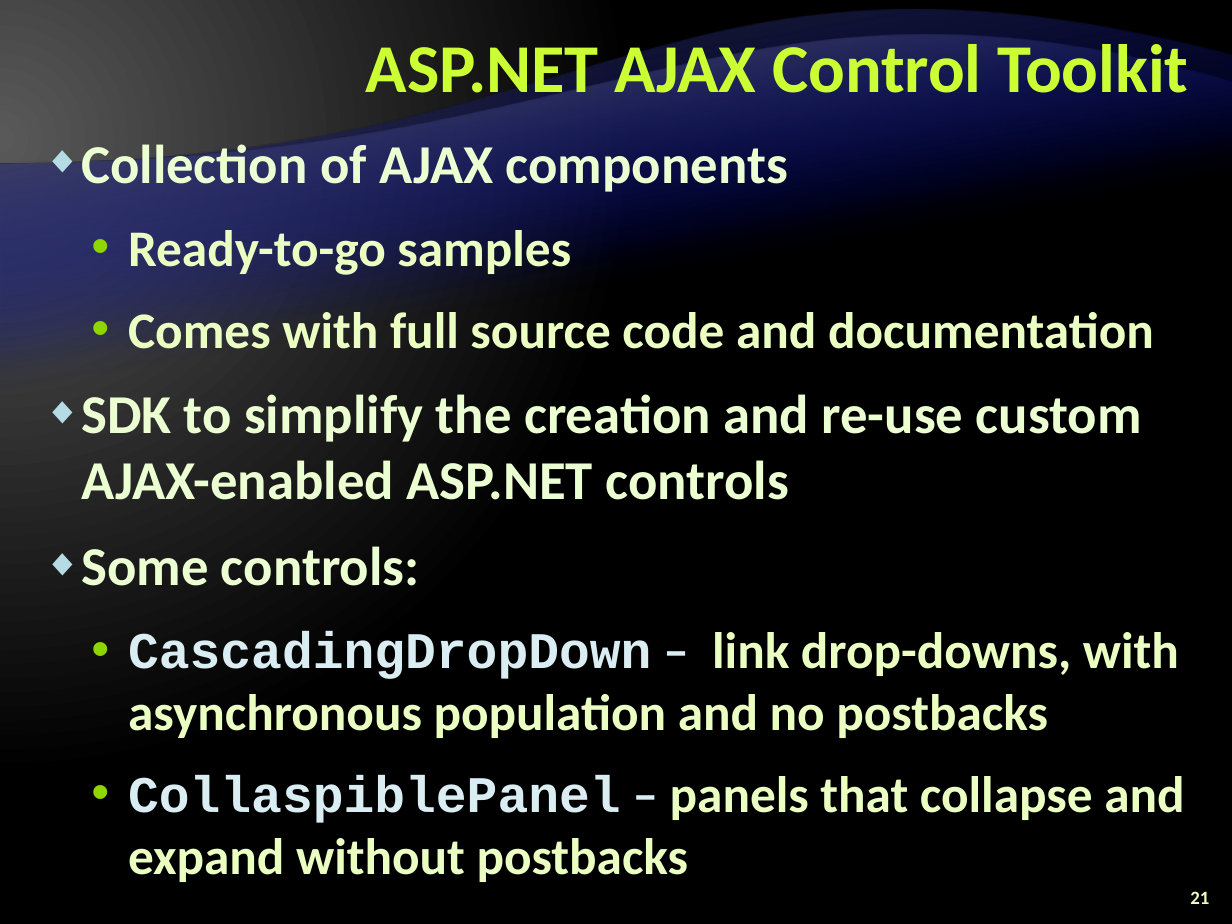
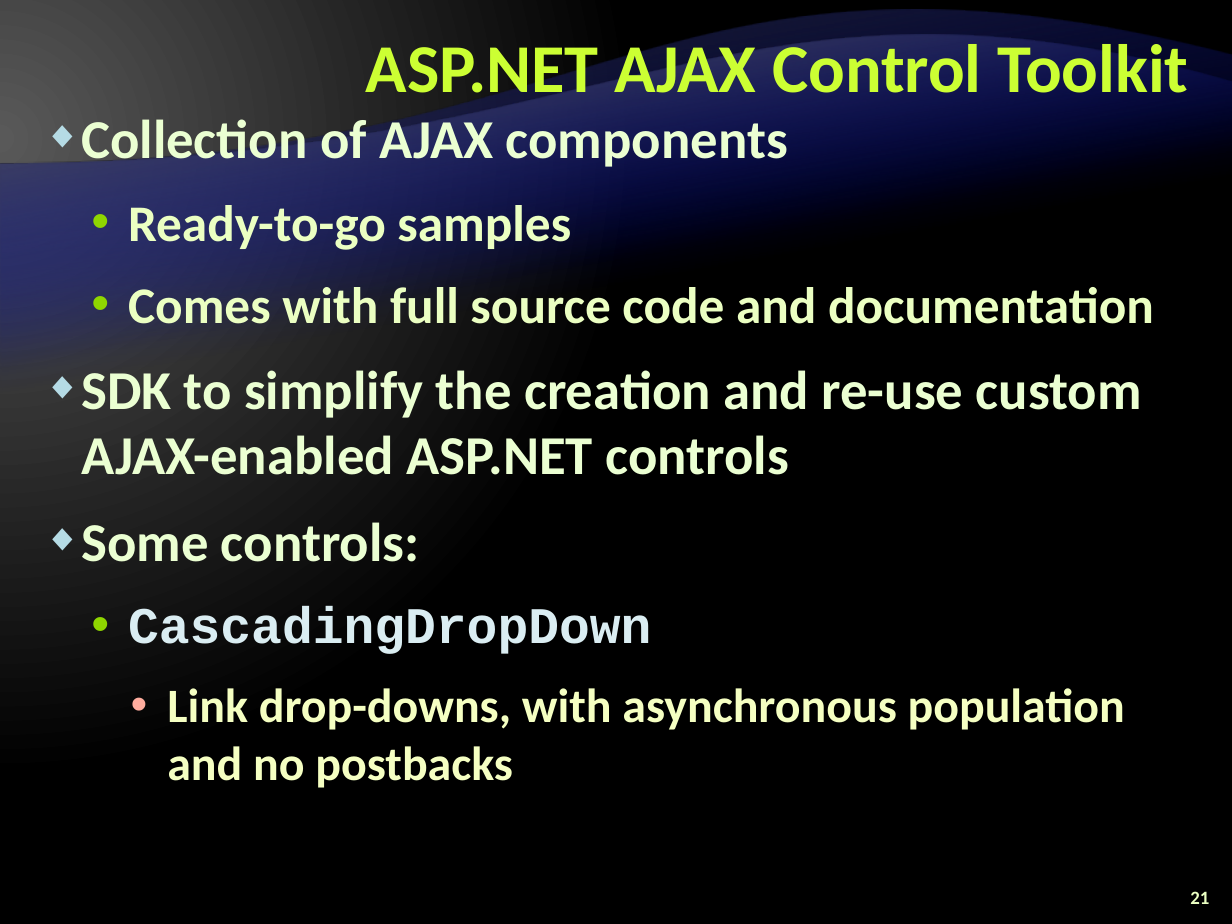
Before and after one commit to Graveheart/aspnetcourse, a slide deck: slide 21 of 2010/lectures/12. ASP.NET-AJAX.pptx. Drawn at 1232x924 pixels with LibreOffice and Linux fonts; fonts in the diff are those of the drawing; background and template pictures are left out. Boxes give left, top, right and bottom in pixels: in the first picture for what was removed or moved away, otherwise in the second. Text is boxed around its words. In the diff, an @@ line names an element or a change of style, - is before the commit and + after.

```diff
--- a/2010/lectures/12. ASP.NET-AJAX.pptx
+++ b/2010/lectures/12. ASP.NET-AJAX.pptx
@@ text "Collection of AJAX components": place and size @@
-text "Collection of AJAX components" at (81, 137, 1184, 882)
+text "Collection of AJAX components" at (81, 112, 1154, 788)
@@ text at (128, 606, 1125, 788): text changed; size 30 to 28 pt; text colour #EBFFC2 to #F5FFC2 @@
-  • CascadingDropDown – link drop-downs, with asynchronous population and no postbacks
-  • CollaspiblePanel – panels that collapse and expand without postbacks
+  • CascadingDropDown
+    • Link drop-downs, with asynchronous population and no postbacks
```
Also in this commit, not shown: 7 other slides changed, 1 other file.
